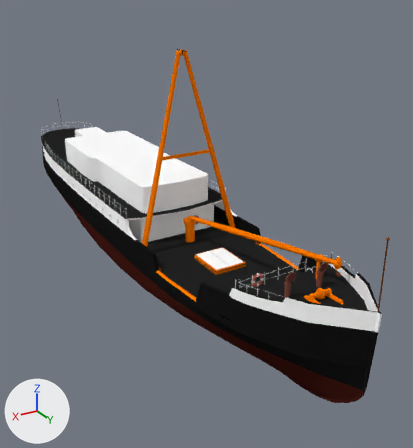
The Blender file Content/New 3D Models/SM_Ship_001.blend as it was, and as the next commit left it.
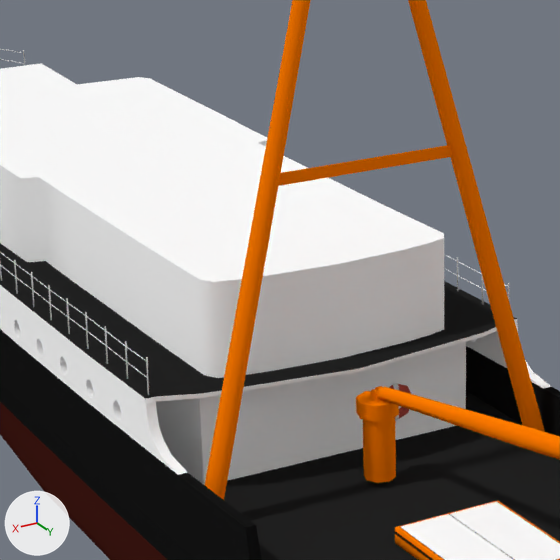
The first picture shows the older version from a camera (50 mm lens) standing at (1.79, 3.76, 1.81) and looking at (-0.25, 0.35, 0.11). The close-ups show both versions on the part from 21% to 58% of the width and 24% to 59% of the height of that picture; other places that the commit changed are outside them. Every picture has the same lights, and +X, +Y and +Z are marked at lower left.

Names of what the first close-up shows: 'Body', 'Circle', 'MainDeck', 'MainDeck_Hatch', 'MainDeck_Hook', 'MainDeck_HookStand', 'MainDeck_SideWalls', 'UpperDeck', 'UpperDeck_SideRails'.
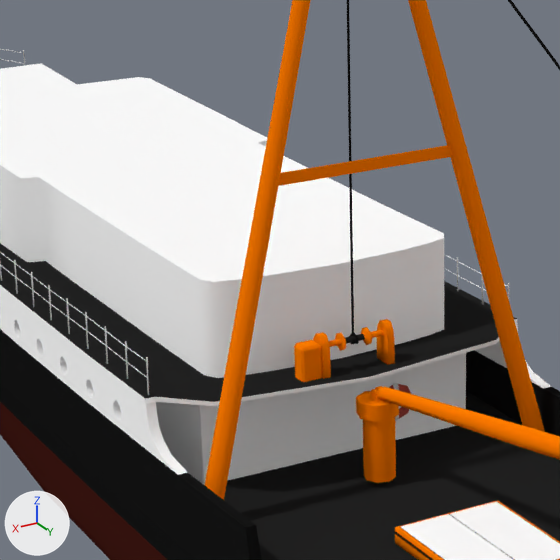
Edits to the bpy script that builds the scene:
```text
Change me_cube_004:
    where me_cube_004.from_pydata(...)  # 257 vertices, 212 faces; spans x 0.0..1.15, y -1.29..6.27, z 0.77..1.38
    used by ob_upperdeck; location = (0.0, 0.0, 0.0); rotation_euler = (0.0, 0.0, 21.99), in degrees (0, 0, 180); scale = (-0.363, 0.363, 0.363)
    before: 2 (0.01, -1.29, 0.83) at pixel (356, 372), 3 (0.0, -1.29, 0.83) at pixel (359, 371), 4 (0.86, -1.17, 0.82) at pixel (202, 397), 39 (0.01, -1.29, 0.84) at pixel (356, 368), 40 (0.0, -1.29, 0.84) at pixel (359, 368)
    before: 41 (0.86, -1.17, 0.84) at pixel (202, 393), 247 (0.44, -1.23, 0.82) at pixel (280, 384), 249 (0.44, -1.23, 0.84) at pixel (280, 381)
    me_cube_004 part 1
    add for i in [2, 3, 4, 39, 40, 41, 247, 249]: me_cube_004.vertices[i].co += Vector((0.0, -0.13, 0.0))
Add me_cubeziercurve_001:
    me_cubeziercurve_001.from_pydata(...)  # 168 vertices, 160 faces; spans x -0.022..1.358, y -0.003..0.171, z -0.022..1.02
    me_cubeziercurve_001.polygons.foreach_set('use_smooth', [True] * 160)
    me_cubeziercurve_001.materials.append(mat_shipbody_upperpart)  # black #161616
Add me_cube_010:
    me_cube_010.from_pydata(...)  # 24 vertices, 26 faces; spans x 3.43..5.4, y -0.89..0.79, z -0.32..3.18
    me_cube_010.materials.append(mat_yellow)  # orange #ff8001
Add me_cube_003:
    me_cube_003.from_pydata(...)  # 83 vertices, 78 faces; spans x 0.0..3.58, y -1.0..1.0, z -0.18..3.84
    me_cube_003.polygons.foreach_set('use_smooth', [True] * 78)
    # faces by material slot: [70, 8]
    me_cube_003.materials.append(mat_yellow)  # orange #ff8001
    me_cube_003.materials.append(mat_maindeck_floor)  # black #242424
Change ob_hookline:
    ob_hookline: bpy.data.objects.new('HookLine', cu_beziercurve_001) -> bpy.data.objects.new('HookLine', me_cubeziercurve_001)
    ob_hookline.location: (-0.001, 0.469, 1.394) -> (0.008, 0.469, 0.376)
Add ob_hooklineengine:
    ob_hooklineengine = bpy.data.objects.new('HookLineEngine', me_cube_010)
    ob_hooklineengine.location = (0.008, 0.459, 0.306)
    ob_hooklineengine.scale = (0.0218, 0.0218, 0.0218)
    _m = ob_hooklineengine.modifiers.new('EdgeSplit', 'EDGE_SPLIT')
    _m.use_edge_angle = False
Add ob_upperdeck_hookwheels:
    ob_upperdeck_hookwheels = bpy.data.objects.new('UpperDeck_HookWheels', me_cube_003)
    ob_upperdeck_hookwheels.location = (0.005, 0.459, 0.306)
    ob_upperdeck_hookwheels.scale = (0.0218, 0.0218, 0.0218)
    _m = ob_upperdeck_hookwheels.modifiers.new('Mirror', 'MIRROR')
    _m.use_clip = True
    _m = ob_upperdeck_hookwheels.modifiers.new('EdgeSplit', 'EDGE_SPLIT')
    _m.use_edge_angle = False
```

Changed parts and their boxes (x1, y1, x2, y2) in the close-ups (560 x 560 px; the box of a moved part takes in the faces that stretch with it):
'UpperDeck', reshaped: before (0, 63, 517, 404); after (0, 63, 517, 406)
'UpperDeck_HookWheels', added (orange): after (313, 319, 395, 379)
    faces in mat_yellow (orange #ff8001): (313, 319, 395, 379)
'HookLine', reshaped, moved (not visible before): after (347, 0, 560, 345)
'HookLineEngine', added (orange): after (294, 340, 322, 382)
part 1 of me_cube_004, moved or reshaped: before (155, 323, 497, 402); after (155, 323, 499, 406)
